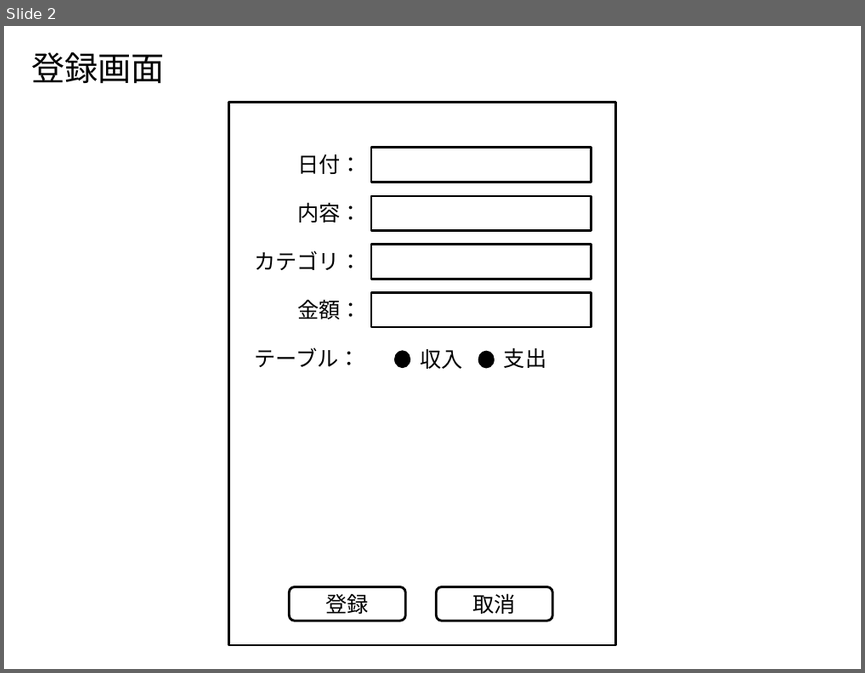
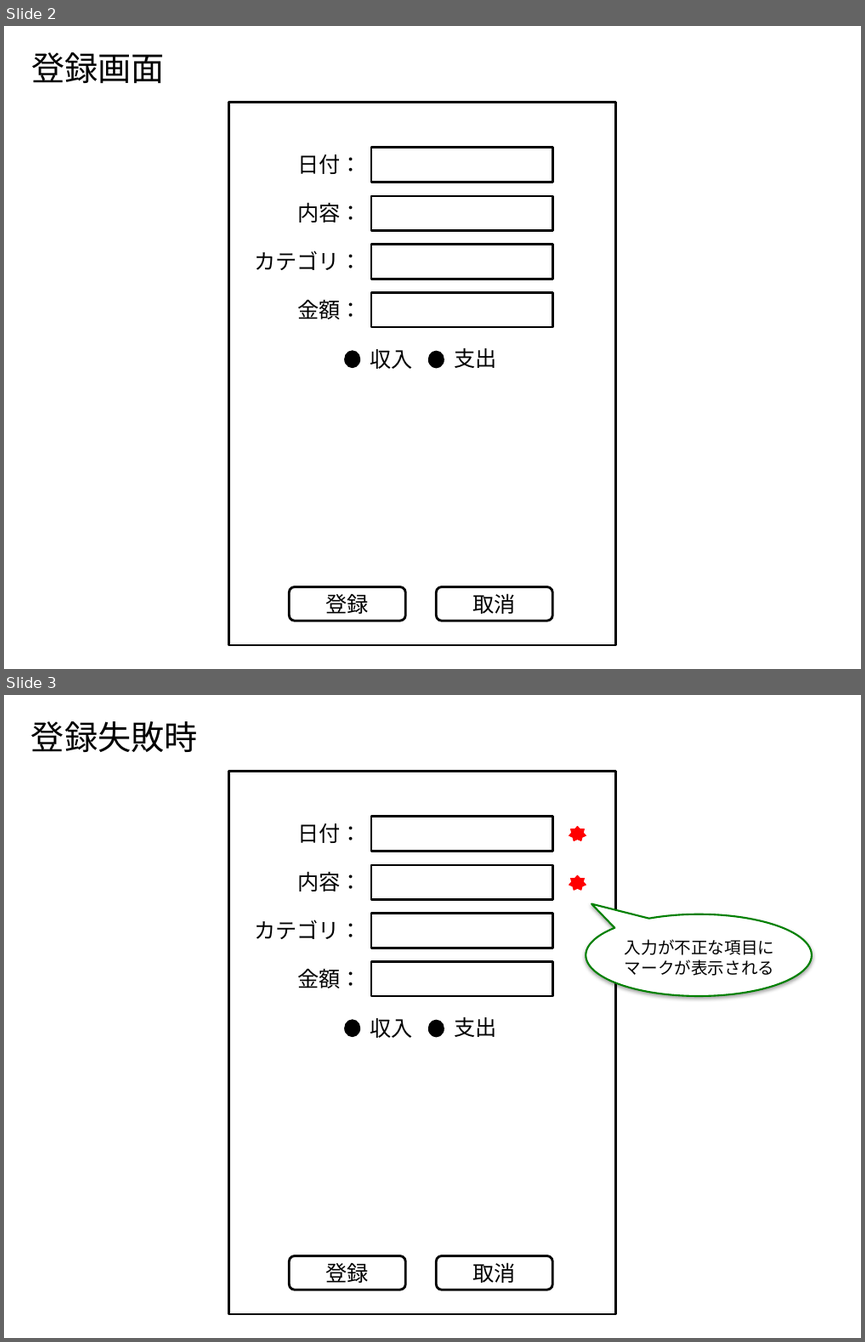
Before and after one commit to Leonis0813/chort, a slide deck: adhafera/interface/register.pptx. Shown one above the other, each under a label of ours: slide 2 before the commit, slides 2 and 3 after it. The pictures are 865x673 and 865x1342 pixels, drawn with LibreOffice and Linux fonts; fonts in the diff are those of the drawing. Boxes give left, top, right and bottom in pixels: in the first picture for what was removed or moved away, otherwise in the second. Text is boxed around its words. In the diff, an @@ line names an element or a change of style, - is before the commit and + after.

```diff
--- a/adhafera/interface/register.pptx
+++ b/adhafera/interface/register.pptx
@@ slide 3 added at [4, 695, 861, 1338], background #FFFFFF @@
@@ text added at [31, 721, 198, 752], 28 pt, text #000000 @@
+登録失敗時
@@ star added at [568, 826, 585, 840], fill #FF0000, outline #FF0000 0.75 pt @@
@@ star added at [568, 876, 585, 891], fill #FF0000, outline #FF0000 0.75 pt @@
@@ speech bubble added at [585, 914, 812, 996], fill #FFFFFF, outline #008000 1.5 pt @@
@@ text added at [624, 939, 775, 975], 14 pt, text #000000 @@
+入力が不正な項目に
+マークが表示される
@@ group added at [228, 771, 616, 1314]: 6 texts, 5 rectangles, 2 rounded rectangles, 2 ellipses @@
+日付：
+内容：
+カテゴリ：
+金額：
+登録
+取消
+収入
+支出
@@ slide 2 changed as well @@
@@ rectangle: place and size @@
-rectangle at [371, 148, 590, 182]
+rectangle at [371, 148, 553, 182]
@@ rectangle: place and size @@
-rectangle at [371, 196, 590, 230]
+rectangle at [371, 196, 553, 230]
@@ rectangle: place and size @@
-rectangle at [371, 244, 590, 278]
+rectangle at [371, 244, 553, 278]
@@ rectangle: place and size @@
-rectangle at [371, 292, 590, 327]
+rectangle at [371, 292, 553, 327]
@@ text removed at [254, 347, 359, 367] @@
-テーブル：
@@ 2 texts, 2 ellipses: place and size @@
-2 texts, 2 ellipses at [395, 347, 546, 369]
+2 texts, 2 ellipses at [345, 347, 496, 369]
```
Also in this commit, not shown: 1 other slide changed, 2 other files.
